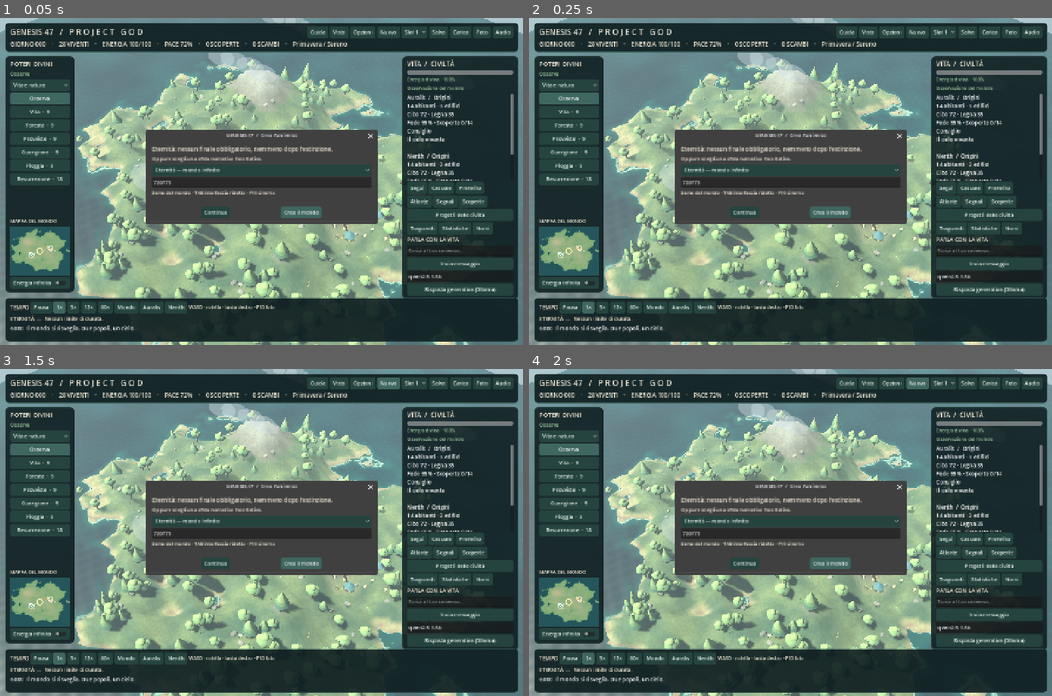
Above: before the commit, frames 1-4 (two rows, left to right).
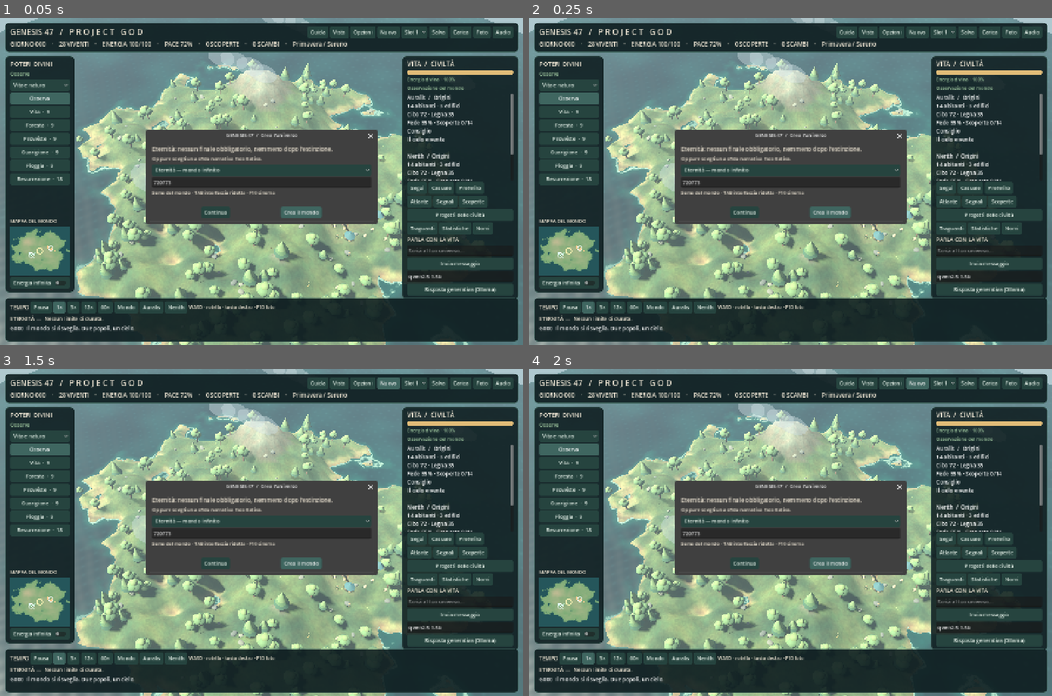
Above: after the commit, the same moments.

Repository: kekko98kekko-dev/GENESIS-47
Game: Godot game, scene res://main.tscn
Same seed, same stepped clock (60 frames per second), same inputs: the game is played once before the commit and once after it.
Inputs (mouse positions are in pixels of both pictures, inside the frame that each line leads up to):
- Up to frame 1 (0.05 s): no input
- Up to frame 2 (0.25 s): no input
- Up to frame 3 (1.5 s): click (460, 601) at 0.52 s; type "12" at 0.6 s; click "Nuovo" at 1.25 s
- Up to frame 4 (2 s): no input

The runs differ from the first frame. In frame 1, 0.3% of the frame differs, in the area x 65-99%, y 16-66%; in frame 2, 0.3%; in frame 3, 0.3%; in frame 4, 0.3%.

Commit message:
Make Eternity dynamic with recurring crises, behavioral animation, textured paths and stricter visual checks

Diff:
--- a/project.godot
+++ b/project.godot
@@ -1,7 +1,7 @@
 config_version=5
 [application]
 config/name="GENESIS 47 — Project GOD"
-config/version="1.3.0"
+config/version="1.4.0"
 run/main_scene="res://main.tscn"
 config/features=PackedStringArray("4.4", "GL Compatibility")
 config/icon="res://icon.svg"
--- a/scripts/sim.gd
+++ b/scripts/sim.gd
@@ -33,6 +33,10 @@
 var total_deaths=0
 var total_births=0
 var projects_completed=0
+var crises_seen=0
+var active_crisis={}
+var crisis_history:Array=[]
+const CRISIS_NAMES=["Siccità prolungata","Epidemia","Crisi diplomatica","Tempesta","Rinascimento culturale","Migrazione"]
 const PROJECT_NAMES=["Granai comunitari","Accademia delle scienze","Giardino della salute","Ambasciata","Osservatorio del cielo","Monumento della memoria"]
 func start(s:int,m:int):
  seed_value=s
@@ -62,6 +66,9 @@
  total_deaths=0
  total_births=0
  projects_completed=0
+ crises_seen=0
+ active_crisis.clear()
+ crisis_history.clear()
  weather_name="Sereno"
  season="Primavera"
  for i in range(2):
@@ -122,6 +129,7 @@
  weather_name="Pioggia" if day%17<3 else ("Siccità" if day%39<5 else ("Neve" if season=="Inverno" and day%11<3 else "Sereno"))
  if day%30==1:log_event("Una nuova stagione: "+season+".")
  energy=minf(100,energy+3.5)
+ if mode==0 and day>=300:advance_crisis()
  var counts=[count(0),count(1)]
  for i in range(2):
   var v=villages[i]
@@ -129,6 +137,10 @@
   if n==0:continue
   var weather=.58 if mode==3 and day<60 else 1.0
   weather*=.68 if weather_name=="Siccità" else (1.12 if weather_name=="Pioggia" else .89 if season=="Inverno" else 1.0)
+  if not active_crisis.is_empty() and int(active_crisis.clan)==i:
+   if active_crisis.kind==0:weather*=.50 if v.bonuses[0]<3 else .72
+   elif active_crisis.kind==3:weather*=.66
+   elif active_crisis.kind==4:weather*=1.15
   var productivity=1.20+float(v.era)*.15+minf(.22,float(v.bonuses[0])*.025)
   v.food=clampf(v.food+n*(productivity*weather-.96),0,850)
   v.wood=minf(400,v.wood+n*.16)
@@ -207,6 +219,7 @@
   a.health=clampf(a.health+(1.4 if a.hunger<40 else -2.7)-(1.5 if a.age>65 else 0)+minf(.25,float(v.bonuses[2])*.035),0,100)
   a.mood=clampf(a.mood+(1 if a.health>70 and a.hunger<35 else -2),0,100)
   if day%19==0 and rng.randf()<.045:a.sick=6
+  if not active_crisis.is_empty() and active_crisis.kind==1 and a.clan==active_crisis.clan and day%4==0 and rng.randf()<.08 and v.bonuses[2]<5:a.sick=6
   if int(a.get("sick",0))>0:
    a.sick=int(a.sick)-1
    a.health=maxf(0,a.health-(2 if v.tech>=5 else 5))
@@ -295,7 +308,7 @@
   if s.id==a.id:s.answered=true
  log_event(a.name+": «"+response+"»")
 func export_state()->Dictionary:
- return {"version":2,"seed":seed_value,"day":day,"mode":mode …(528 unchanged characters)… ,"projects_completed":projects_completed}
+ return {"version":2,"seed":seed_value,"day":day,"mode":mode …(528 unchanged characters)… ,"projects_completed":projects_completed,"active_crisis":active_crisis,"crises_seen":crises_seen,"crisis_history":crisis_history}
 func import_state(d:Dictionary)->bool:
  if d.get("version",0)!=2 or not d.get("people") is Array or not d.get("villages") is Array or d.villages.size()!=2:return false
  for key in ["seed","day","mode","energy","peace","next_id","ended","dead","events","discoveries","signals","trades","miracles","rng"]:
@@ -338,6 +351,14 @@
  total_deaths=int(d.get("total_deaths",dead.size()))
  total_births=int(d.get("total_births",next_id-1))
  projects_completed=int(d.get("projects_completed",0))
+ active_crisis=d.get("active_crisis",{})
+ if not active_crisis is Dictionary:active_crisis={}
+ if not active_crisis.is_empty():
+  if not active_crisis.has("kind") or not active_crisis.has("clan") or not active_crisis.has("until") or int(active_crisis.kind)<0 or int(active_crisis.kind)>5 or int(active_crisis.clan)<0 or int(active_crisis.clan)>1:active_crisis={}
+  else:
+   for key in ["kind","clan","until"]:active_crisis[key]=int(active_crisis[key])
+ crises_seen=int(d.get("crises_seen",0))
+ crisis_history=d.get("crisis_history",[])
  if mode==0:ended=""
  rng.seed=seed_value
  rng.state=int(str(d.rng))
@@ -384,6 +405,7 @@
  remember(a,["Forse possiamo vivere senza paura.","Non smetterò di cercare.","La scelta appartiene a noi.","Non dimenticherò queste parole."][choice])
  signal_data.answered=true
  decisions.append({"day":day,"name":a.name,"choice":choice,"text":words[choice]})
+ if decisions.size()>1000:decisions.pop_front()
  log_event("Risposta a "+a.name+": "+words[choice])
  return true
 
@@ -440,3 +462,41 @@
  changes.append({"kind":"project","clan":clan})
  v.project=-1
  v.progress=0.0
+
+func advance_crisis():
+ if not active_crisis.is_empty():
+  if day>=int(active_crisis.until):
+   log_event("Concluso: "+CRISIS_NAMES[int(active_crisis.kind)]+".")
+   active_crisis.clear()
+  return
+ if day%75!=0 or people.is_empty():return
+ var clan=0 if count(0)>0 else 1
+ if count(0)>0 and count(1)>0:clan=rng.randi_range(0,1)
+ var kind=crises_seen%CRISIS_NAMES.size()
+ var v=villages[clan]
+ active_crisis={"kind":kind,"clan":clan,"until":day+18}
+ crises_seen+=1
+ crisis_history.push_front({"day":day,"kind":kind,"clan":clan})
+ if crisis_history.size()>120:crisis_history.pop_back()
+ if kind==0:v.food*=.55 if v.bonuses[0]<3 else .8
+ elif kind==1:
+  for a in people:
+   if a.clan==clan and rng.randf()<.15:a.sick=6
+ elif kind==2:peace=maxf(0,peace-32)
+ elif kind==3:
+  v.wood*=.65
+  v.houses=maxi(3,int(v.houses)-2)
+  changes.append({"kind":"house","clan":clan})
+ elif kind==4:
+  v.knowledge+=50
+  for a in people:
+   if a.clan==clan:a.mood=minf(100,a.mood+12)
+ elif kind==5 and peace>40 and count(1-clan)>4:
+  for a in people:
+   if a.clan==1-clan and a.age>=18 and a.partner<0:
+    a.clan=clan
+    a.friend=-1
+    remember(a,"Ho raggiunto "+CLANs_name(clan)+".")
+    changes.append({"kind":"migration","id":a.id})
+    break
+ log_event(CLANs_name(clan)+" · "+CRISIS_NAMES[kind]+".")
--- a/scripts/world.gd
+++ b/scripts/world.gd
@@ -106,6 +106,11 @@
 var stats_bar:Label
 var day_label:Label
 var last_project_count=0
+var welcome_open=false
+var world_started=false
+var last_crises=0
+var path_shader=preload("res://shaders/path.gdshader")
+var health_fill:StyleBoxFlat
 var precipitation:CPUParticles3D
 var map_view:Control
 var activity_labels={}
@@ -138,6 +143,7 @@
  elif "--capture" in OS.get_cmdline_user_args():
   call_deferred("capture_preview")
  else:
+  get_tree().auto_accept_quit=false
   open_welcome()
 
 func load_catalog():
@@ -713,7 +719,7 @@
  var parent=Node3D.new()
  people_root.add_child(parent)
  parent.position=random_near(centers[a.clan],6.5)
- var visual=asset(parent,"creature",int(a.clan)*3+int(float(a.genes[2])*3),Vector3.ZERO,1.0)
+ var visual=asset(parent,"creature",int(a.clan)*4+mini(3,int(float(a.genes[2])*4)),Vector3.ZERO,1.0)
  var rig={}
  if visual==null:
   rig=original_creature(parent,a)
@@ -722,6 +728,8 @@
   start_animation(visual,["walk","run","idle"])
   rig={"body":visual,"arms":[],"legs":[]}
  actors[a.id]={"node":parent,"body":rig.body,"arms":rig.arms,"legs":rig.legs,"target":random_near(centers[a.clan],7),"phase":rng.randf()*TAU}
+ actors[a.id]["animation"]=animation_player(visual) if visual!=null else null
+ actors[a.id]["moving"]=true
  parent.scale=Vector3.ONE*clampf(.5+a.age/26,.5,1)
  var name_tag=Label3D.new()
  parent.add_child(name_tag)
@@ -753,14 +761,22 @@
     rebuild_farms()
    "trade":spawn_caravan(int(e.clan))
    "project":rebuild_civic()
+   "migration":
+    var a=sim.find(int(e.id))
+    if not a.is_empty() and actors.has(a.id):
+     actors[a.id].target=random_near(centers[a.clan],5)
+     actors[a.id].activity_day=-1
  sim.changes.clear()
 
 func step_day():
  var old_tech=sim.discoveries.size()
  var previous_projects=sim.projects_completed
+ var previous_crises=sim.crises_seen
  sim.daily()
  apply_changes()
- if sim.discoveries.size()>old_tech:
+ if sim.crises_seen>previous_crises:
+  notify_event("CAMBIAMENTO NEL MONDO",sim.events[0])
+ elif sim.discoveries.size()>old_tech:
   var last=sim.discoveries.back()
   notify_event("NUOVA SCOPERTA",Sim.CLANS[last.clan]+" · "+last.name)
  elif sim.projects_completed>previous_projects:
@@ -817,7 +833,9 @@
    var r=actors[a.id]
    var n:Node3D=r.node
    var step=delta*minf(speed,5.0)
-   if n.position.distance_to(r.target)<.26 or int(r.get("activity_day",-1))!=sim.day:
+   var reached=Vector2(n.position.x-r.target.x,n.position.z-r.target.z).length()<.45
+   var resting=str(a.get("activity","Esplora")) in ["Riposa","Studia","Cerca cibo","Incontra la famiglia"]
+   if (reached and not resting) or int(r.get("activity_day",-1))!=sim.day:
     r.activity_day=sim.day
     var activity=str(a.get("activity","Esplora"))
     if activity=="Riposa":
@@ -837,7 +855,11 @@
     tag.text=a.name+" · "+str(a.get("activity","Esplora"))
    var direction:Vector3=r.target-n.position
    direction.y=0
-   if direction.length()>.04:
+   var moving=direction.length()>.35
+   if r.get("moving",true)!=moving:
+    r.moving=moving
+    if is_instance_valid(r.get("animation")):choose_motion(r.animation,moving)
+   if moving:
     var p=n.position+direction.normalized()*minf(step*.92,direction.length())
     for home in houses[a.clan]:
      var away=p-home.node.position
@@ -848,12 +870,12 @@
      n.position=p
      n.rotation.y=lerp_angle(n.rotation.y,atan2(direction.x,direction.z),minf(delta*7,1))
     else:r.target=centers[a.clan]
-   r.phase+=step*7
+   r.phase+=step*7 if moving else delta*1.8
    if not r.legs.is_empty():
-    r.body.position.y=absf(sin(r.phase))*.05
+    r.body.position.y=absf(sin(r.phase))*(.05 if moving else .015)
     for i in range(2):
-     r.legs[i].rotation.x=sin(r.phase+i*PI)*.46
-     r.arms[i].rotation.x=sin(r.phase+i*PI+PI)*.32
+     r.legs[i].rotation.x=sin(r.phase+i*PI)*(.46 if moving else .025)
+     r.arms[i].rotation.x=sin(r.phase+i*PI+PI)*(.32 if moving else .045)
    n.scale=Vector3.ONE*clampf(.50+a.age/26,.5,1)
   for animal in animals:
    var n:Node3D=animal.node
@@ -870,7 +892,9 @@
   var phase=fmod(float(sim.day)+tick/1.7,16.0)/16.0
   var daylight=clampf(.66+.43*sin(phase*TAU+.8),.20,1)
   sun.light_energy=.14+daylight*.83
-  sun.light_color=Color("b3c9ff").lerp(Color("fff1d1"),daylight)
+  sun.light_color=Color("a4baff").lerp(Color("ffe7bd"),daylight)
+  sun.rotation_degrees=Vector3(-22-daylight*38,-37+sin(phase*TAU)*24,0)
+  env.ambient_light_color=Color("a4bdd8").lerp(Color("e2e7d3"),daylight)
   env.ambient_light_energy=.12+daylight*.31
   sky_material.sky_top_color=Color("172b51").lerp(Color("4d86b4"),daylight)
   sky_material.sky_horizon_color=Color("495478").lerp(Color("cfdfd4"),daylight)
@@ -1301,6 +1325,14 @@
  status_bar.custom_minimum_size.y=12
  status_bar.show_percentage=false
  status_bar.max_value=100
+ var bg=StyleBoxFlat.new()
+ bg.bg_color=Color("263b3a")
+ bg.set_corner_radius_all(5)
+ status_bar.add_theme_stylebox_override("background",bg)
+ health_fill=StyleBoxFlat.new()
+ health_fill.bg_color=Color("83c8a4")
+ health_fill.set_corner_radius_all(5)
+ status_bar.add_theme_stylebox_override("fill",health_fill)
  rv.add_child(status_bar)
  stats_bar=text_label(rv,"",13)
  stats_bar.modulate=Color("a7d9bc")
@@ -1399,6 +1431,7 @@
  if selected_status!=null:selected_status.text="Osservazione del mondo" if a.is_empty() else str(a.get("activity","Esplora"))+" · "+("Malato" if int(a.get("sick",0))>0 else "In salute")
  if status_bar!=null:
   status_bar.value=sim.energy if a.is_empty() else float(a.health)
+  health_fill.bg_color=Color("e1bc78") if a.is_empty() else Color("d7796c").lerp(Color("83c8a4"),float(a.health)/100)
   stats_bar.text="Energia divina · %d%%"%int(sim.energy) if a.is_empty() else "Salute · %d%%"%int(a.health)
  if a.is_empty():
   var lines=[]
@@ -1414,10 +1447,14 @@
  if sim.mode==0:
   if sim.people.is_empty():objective.text="ETERNITÀ — Mondo disabitato. Usa Vita per ricominciare."
   elif sim.legacy_cycles>0:objective.text+="  ·  Cicli del futuro: "+str(sim.legacy_cycles)
+ if sim.mode==0 and not sim.active_crisis.is_empty():
+  objective.text=Sim.CRISIS_NAMES[int(sim.active_crisis.kind)]+" · "+Sim.CLANS[int(sim.active_crisis.clan)]+" · fino al giorno "+str(sim.active_crisis.until)
  if sim.ended!="":objective.text=sim.ended
  chronicle.text="\n".join(sim.events.slice(0,12))
 
 func open_welcome():
+ if welcome_open:return
+ welcome_open=true
  speed=0
  var dlg=ConfirmationDialog.new()
  hud.add_child(dlg)
@@ -1437,14 +1474,16 @@
  text_label(box,"Seme del mondo · TAB interfaccia ridotta · F10 cinema",13)
  for i in range(3):
   if FileAccess.file_exists(SAVE_PREFIX+str(i)+".json") or FileAccess.file_exists(SAVE_PREFIX+str(i)+".json.bak"):
-   button(box,"Riprendi slot "+str(i+1),func():slot=i;selected_slot.select(i);dlg.hide();load_game();dlg.queue_free())
+   button(box,"Riprendi slot "+str(i+1),func():welcome_open=false;world_started=true;slot=i;selected_slot.select(i);dlg.hide();load_game();dlg.queue_free())
  if FileAccess.file_exists("user://genesis47_auto.json") or FileAccess.file_exists("user://genesis47_auto.json.bak"):
-  button(box,"Riprendi l’ultimo salvataggio automatico",func():dlg.hide();load_path("user://genesis47_auto.json");dlg.queue_free())
+  button(box,"Riprendi l’ultimo salvataggio automatico",func():welcome_open=false;world_started=true;dlg.hide();load_path("user://genesis47_auto.json");dlg.queue_free())
  dlg.confirmed.connect(func():
+  welcome_open=false
+  world_started=true
   deformation.clear()
   new_world(maxi(1,abs(int(seed_input.text))),option.selected)
   dlg.queue_free())
- dlg.canceled.connect(func():speed=1;update_time_buttons();dlg.queue_free())
+ dlg.canceled.connect(func():welcome_open=false;world_started=true;speed=1;update_time_buttons();dlg.queue_free())
  dlg.popup_centered(Vector2i(620,220))
 
 func open_dialog(heading:String,content:String):
@@ -1532,7 +1571,8 @@
   var choices=["Proteggi e invita alla pace","Incoraggia la scienza","Rispetta il libero arbitrio","Imponi la tua autorità"]
   for i in range(4):
    button(box,choices[i],func():
-    sim.answer_signal(idx,i)
+    var stable_idx=sim.signals.find(q)
+    if stable_idx>=0:sim.answer_signal(stable_idx,i)
     selected=int(q.id)
     dlg.hide()
     dlg.queue_free()
@@ -1743,9 +1783,10 @@
  var eternal=Sim.new()
  eternal.start(47,0)
  for i in range(3000):eternal.daily()
- if eternal.ended!="" or eternal.day!=3000 or eternal.projects_completed<5:failed=true
+ if eternal.ended!="" or eternal.day!=3000 or eternal.projects_completed<5 or eternal.crises_seen<10:failed=true
+ print("CRISIS_TEST events=",eternal.crises_seen," history=",eternal.crisis_history.size())
  var eternal_copy=Sim.new()
- if not eternal_copy.import_state(JSON.parse_string(JSON.stringify(eternal.export_state()))) or eternal_copy.projects_completed!=eternal.projects_completed:failed=true
+ if not eternal_copy.import_state(JSON.parse_string(JSON.stringify(eternal.export_state()))) or eternal_copy.projects_completed!=eternal.projects_completed or eternal_copy.crises_seen!=eternal.crises_seen:failed=true
  print("PROJECT_TEST completed=",eternal.projects_completed," births=",eternal.total_births," deaths=",eternal.total_deaths)
  for inhabitant in eternal.people.duplicate():eternal.die(inhabitant,"test")
  for i in range(10):eternal.daily()
@@ -1806,6 +1847,8 @@
   await get_tree().create_timer(.4).timeout
   await RenderingServer.frame_post_draw
   get_viewport().get_texture().get_image().save_png("res://preview-creature.png")
+ speed=1
+ await get_tree().create_timer(.7).timeout
  print("CAPTURE ",err)
  get_tree().quit(0 if err==OK else 1)
 
@@ -1840,7 +1883,7 @@
  lines.append("\n60 abitanti · 5 scambi · 14 scoperte · 10 poteri · 4 generazioni")
  open_dialog("TRAGUARDI","\n\n".join(lines))
 func show_history():
- var lines=["NATI: %d   ·   DEFUNTI: %d   ·   OPERE: %d"%[sim.total_births,sim.total_deaths,sim.projects_completed],"","GIORNO        POPOLAZIONE        PACE"]
+ var lines=["NATI: %d   ·   DEFUNTI: %d   ·   OPERE: %d"%[sim.total_births,sim.total_deaths,sim.projects_completed],"Eventi storici: "+str(sim.crises_seen),"","GIORNO        POPOLAZIONE        PACE"]
  for row in sim.history.slice(maxi(0,sim.history.size()-30)):
   lines.append("%03d                   %03d                  %d%%"%[int(row.day),int(row.population),int(row.peace)])
  open_dialog("STORIA DEL MONDO","\n".join(lines))
@@ -1859,11 +1902,14 @@
    var q=house_location(i,j)
    var dir=Vector2(q.x-p.x,q.z-p.z)
    if dir.length()<1:continue
-   var perpendicular=dir.normalized().orthogonal()*.28
-   var segments=maxi(3,ceili(dir.length()/0.7))
+   var perpendicular=dir.normalized().orthogonal()*.25
+   var segments=maxi(3,ceili(dir.length()/0.55))
    for k in range(segments):
     var a=p.lerp(q,float(k)/segments)
     var b=p.lerp(q,float(k+1)/segments)
+    var bend=Vector3(perpendicular.x,0,perpendicular.y)*1.1
+    a+=bend*sin(float(k)/segments*PI)
+    b+=bend*sin(float(k+1)/segments*PI)
     var left_a=ground(a.x+perpendicular.x,a.z+perpendicular.y)+Vector3.UP*.13
     var right_a=ground(a.x-perpendicular.x,a.z-perpendicular.y)+Vector3.UP*.13
     var left_b=ground(b.x+perpendicular.x,b.z+perpendicular.y)+Vector3.UP*.13
@@ -1876,10 +1922,8 @@
  st.generate_normals()
  var mi=MeshInstance3D.new()
  mi.mesh=st.commit()
- var mat=StandardMaterial3D.new()
- mat.albedo_color=Color("89785b")
- mat.roughness=1.0
- mat.cull_mode=BaseMaterial3D.CULL_DISABLED
+ var mat=ShaderMaterial.new()
+ mat.shader=path_shader
  mi.material_override=mat
  mi.cast_shadow=GeometryInstance3D.SHADOW_CASTING_SETTING_OFF
  roads_root.add_child(mi)
@@ -2209,3 +2253,19 @@
     var angle=j*TAU/6
     var offset=Vector3(cos(angle)*1.05,.36,sin(angle)*1.05)
     sphere(plaza,trim,offset,Vector3.ONE*.15,.4)
+
+func choose_motion(ap:AnimationPlayer,moving:bool):
+ var terms=["walk","run"] if moving else ["idle","rest"]
+ for term in terms:
+  for clip_name in ap.get_animation_list():
+   if str(clip_name).to_lower().contains(term):
+    if ap.current_animation!=clip_name:ap.play(clip_name,.18)
+    ap.speed_scale=1.0
+    return
+ ap.speed_scale=1.0 if moving else 0.0
+
+func _notification(what:int):
+ if what==NOTIFICATION_WM_CLOSE_REQUEST and not test_mode:
+  if world_started and autosave_enabled and sim.villages.size()==2:
+   save_path("user://genesis47_auto.json",false)
+  get_tree().quit()
--- /dev/null
+++ b/shaders/path.gdshader
@@ -0,0 +1,11 @@
+shader_type spatial;
+render_mode cull_disabled, diffuse_burley;
+varying vec3 wp;
+void vertex(){wp=(MODEL_MATRIX*vec4(VERTEX,1.0)).xyz;}
+float hash(vec2 p){return fract(sin(dot(p,vec2(127.1,311.7)))*43758.5453);}
+float n(vec2 p){vec2 i=floor(p),f=fract(p);f=f*f*(3.-2.*f);return mix(mix(hash(i),hash(i+vec2(1,0)),f.x),mix(hash(i+vec2(0,1)),hash(i+vec2(1,1)),f.x),f.y);}
+void fragment(){
+ float grain=n(wp.xz*8.)*.26+n(wp.xz*1.7)*.17;
+ ALBEDO=mix(vec3(.23,.17,.10),vec3(.53,.43,.27),grain+.38);
+ ROUGHNESS=.98;
+}
--- a/shaders/terrain.gdshader
+++ b/shaders/terrain.gdshader
@@ -6,6 +6,8 @@
 float noise2(vec2 p){vec2 i=floor(p),f=fract(p); f=f*f*(3.0-2.0*f); return mix(mix(hash(i),hash(i+vec2(1,0)),f.x),mix(hash(i+vec2(0,1)),hash(i+vec2(1,1)),f.x),f.y);}
 void fragment(){
  float grain=noise2(wp.xz*3.0)*.14+noise2(wp.xz*13.0)*.06;
- ALBEDO=COLOR.rgb*(.68+grain*.85);
+ float patches=noise2(wp.xz*.45)*.17;
+ ALBEDO=COLOR.rgb*(.60+grain*.85+patches);
+ ALBEDO*=mix(vec3(.96,1.03,.94),vec3(1.06,.98,.89),noise2(wp.xz*1.2));
  ROUGHNESS=.97;
 }
